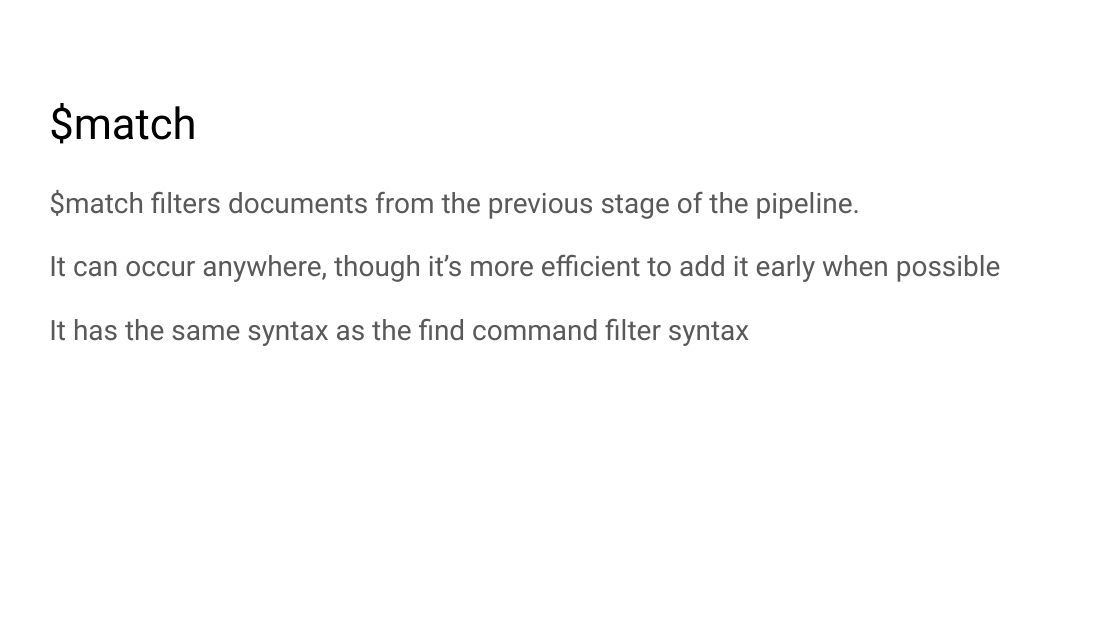
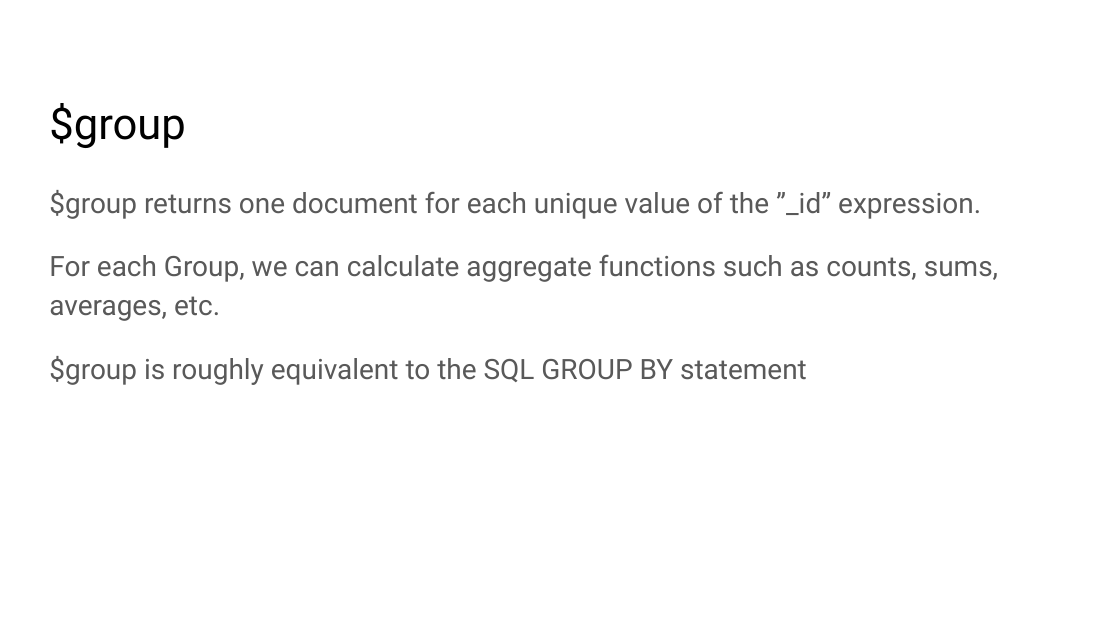
Before and after one commit to gharriso/AI-MongoDB-for-Data-analysis-and-Machine-Learning, a slide deck: slide 2 of 03c Aggregation group.pptx. Drawn at 1120x630 pixels with LibreOffice and Linux fonts; fonts in the diff are those of the drawing; background and template pictures are left out. Boxes give left, top, right and bottom in pixels: in the first picture for what was removed or moved away, otherwise in the second. Text is boxed around its words. In the diff, an @@ line names an element or a change of style, - is before the commit and + after.

```diff
--- a/03c Aggregation group.pptx
+++ b/03c Aggregation group.pptx
@@ title at (49, 103, 185, 148): text changed @@
-$match
+$group
@@ text at (49, 190, 998, 385): text changed @@
-$match filters documents from the previous stage of the pipeline.
-It can occur anywhere, though it’s more efficient to add it early when possible
-It has the same syntax as the find command filter syntax
+$group returns one document for each unique value of the ”_id” expression.
+For each Group, we can calculate aggregate functions such as counts, sums, averages, etc.
+$group is roughly equivalent to the SQL GROUP BY statement
```
Also in this commit, not shown: 1 other slide changed, 4 slides added, 19 slides removed, 4 other files.
